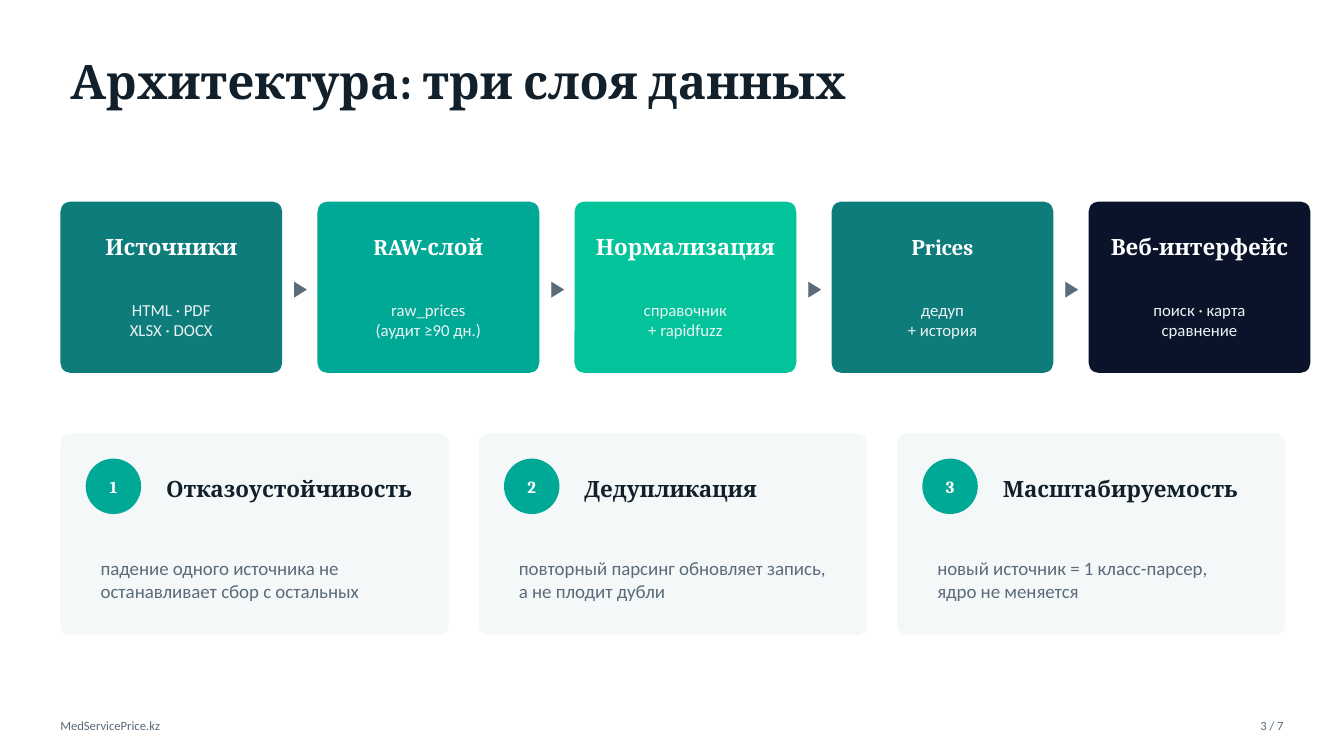
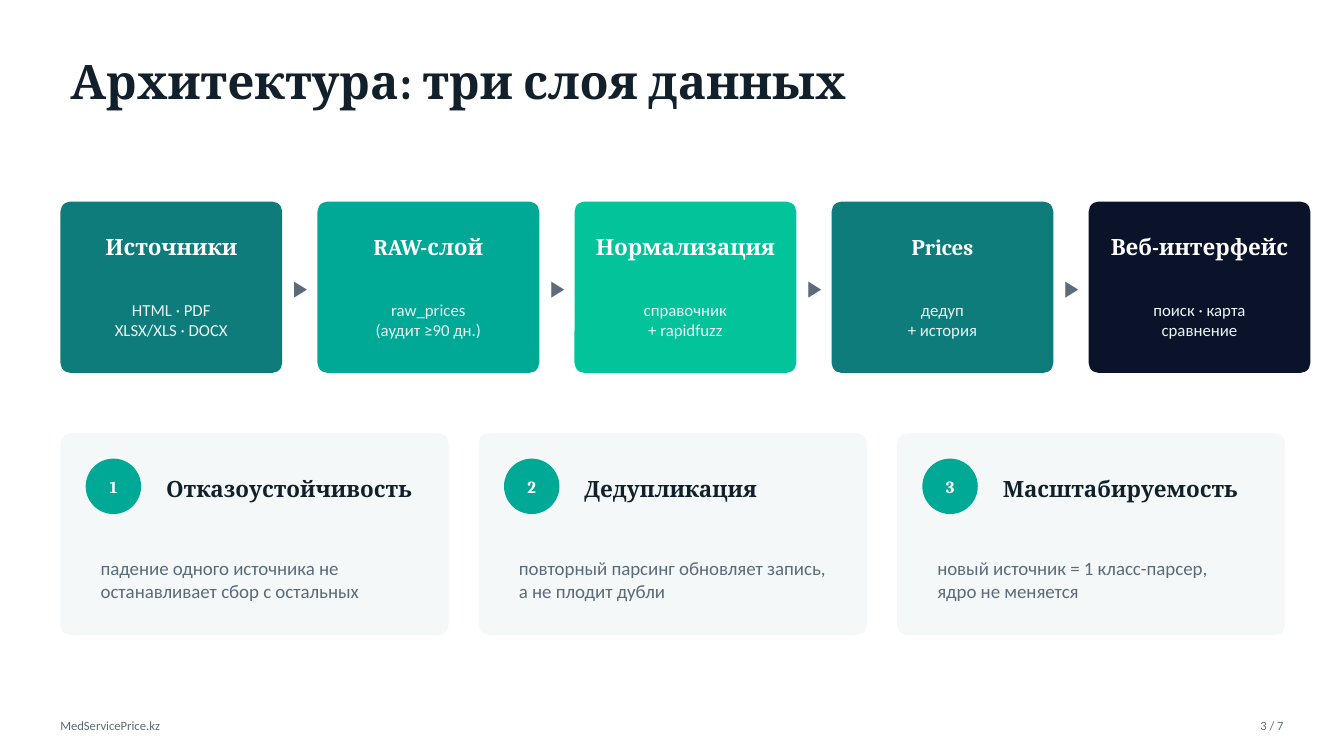
Before and after one commit to azekowka/terricon_medtech, a slide deck: slide 3 of docs/MedServicePrice_Presentation.pptx. Drawn at 1344x756 pixels with LibreOffice and Linux fonts; fonts in the diff are those of the drawing. Boxes give left, top, right and bottom in pixels: in the first picture for what was removed or moved away, otherwise in the second. Text is boxed around its words. In the diff, an @@ line names an element or a change of style, - is before the commit and + after.

```diff
--- a/docs/MedServicePrice_Presentation.pptx
+++ b/docs/MedServicePrice_Presentation.pptx
@@ text at <box>115,324,228,337</box>: text changed @@
-XLSX · DOCX
+XLSX/XLS · DOCX
```
Also in this commit, not shown: 2 other slides changed, 23 other files.
